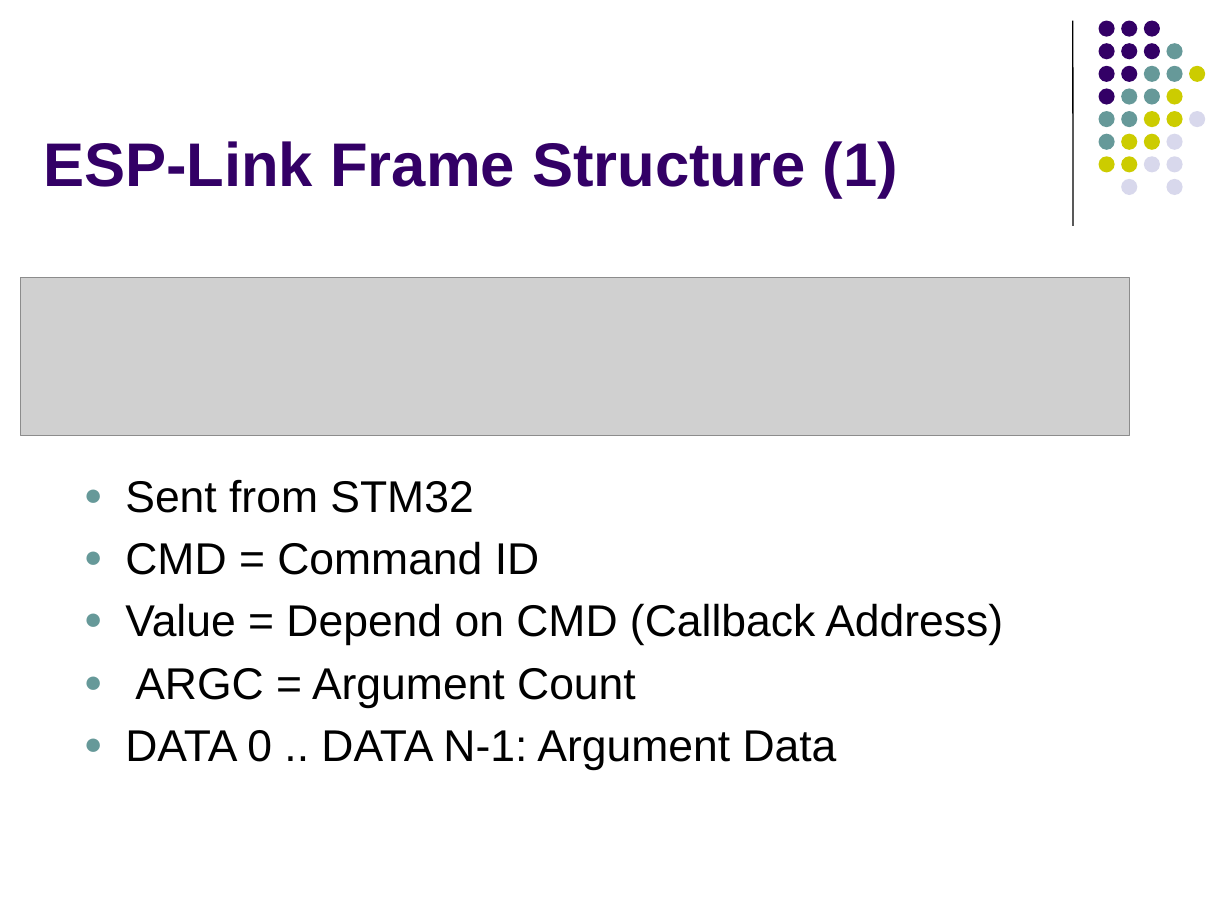
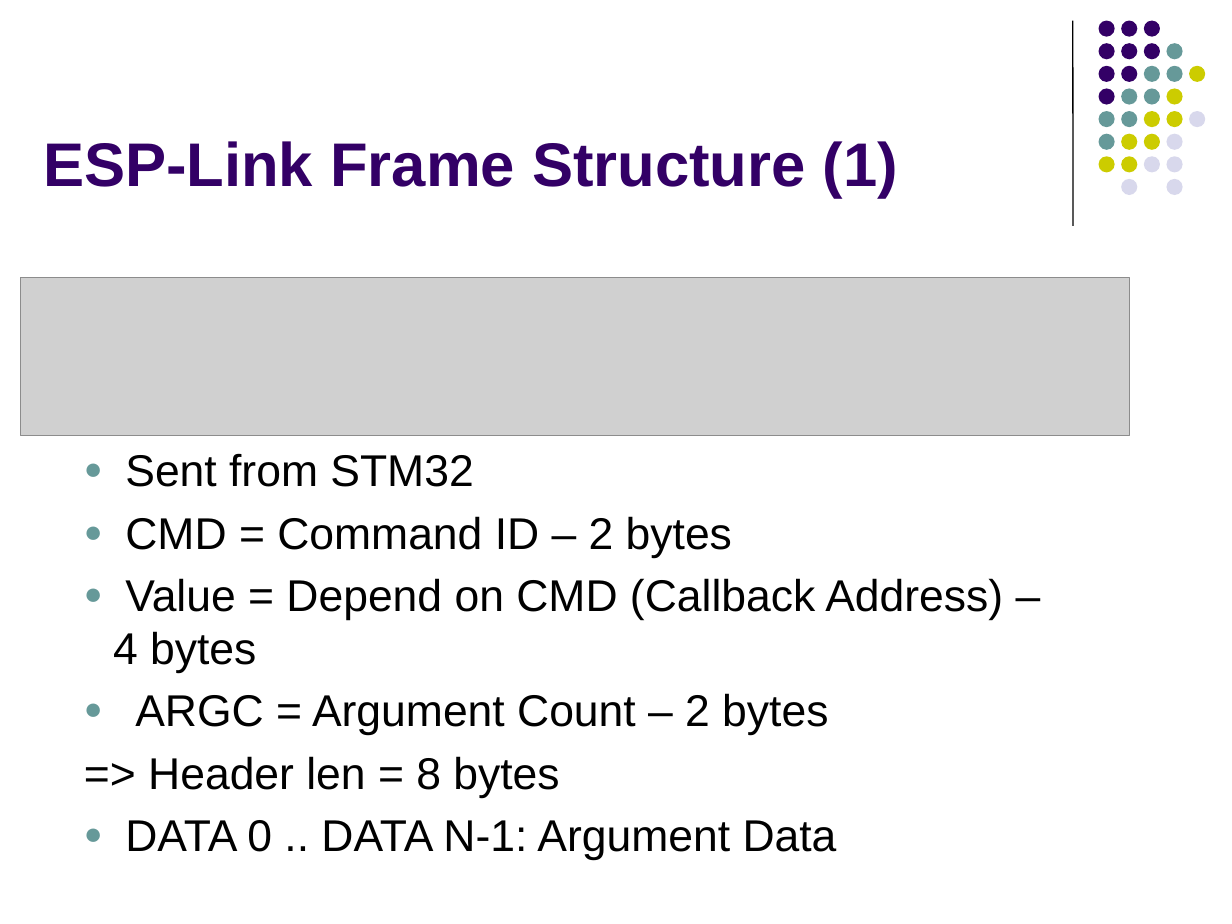
Before and after one commit to OneKiwiTech/stm32_iot_link, a slide deck: slide 22 of training-docs/slides/STM32 ESP-LINK FIRMWARE TRAINING.pptx (slide 19 before the commit). Drawn at 1232x924 pixels with LibreOffice and Linux fonts; fonts in the diff are those of the drawing; grey boxes stand for pictures. Boxes give left, top, right and bottom in pixels: in the first picture for what was removed or moved away, otherwise in the second. Text is boxed around its words. In the diff, an @@ line names an element or a change of style, - is before the commit and + after.

```diff
--- a/training-docs/slides/STM32 ESP-LINK FIRMWARE TRAINING.pptx
+++ b/training-docs/slides/STM32 ESP-LINK FIRMWARE TRAINING.pptx
@@ text "Sent from STM32" moved from (x1=125, y1=479, x2=1003, y2=770) to (x1=113, y1=453, x2=1003, y2=860) @@
@@ text at (x1=113, y1=516, x2=1003, y2=798): text changed @@
-● CMD = Command ID
-● Value = Depend on CMD (Callback Address)
-● ARGC = Argument Count
+● CMD = Command ID – 2 bytes
+● Value = Depend on CMD (Callback Address) – 4 bytes
+● ARGC = Argument Count – 2 bytes
+=> Header len = 8 bytes
```
Also in this commit, not shown: 4 slides added, 11 other files.
